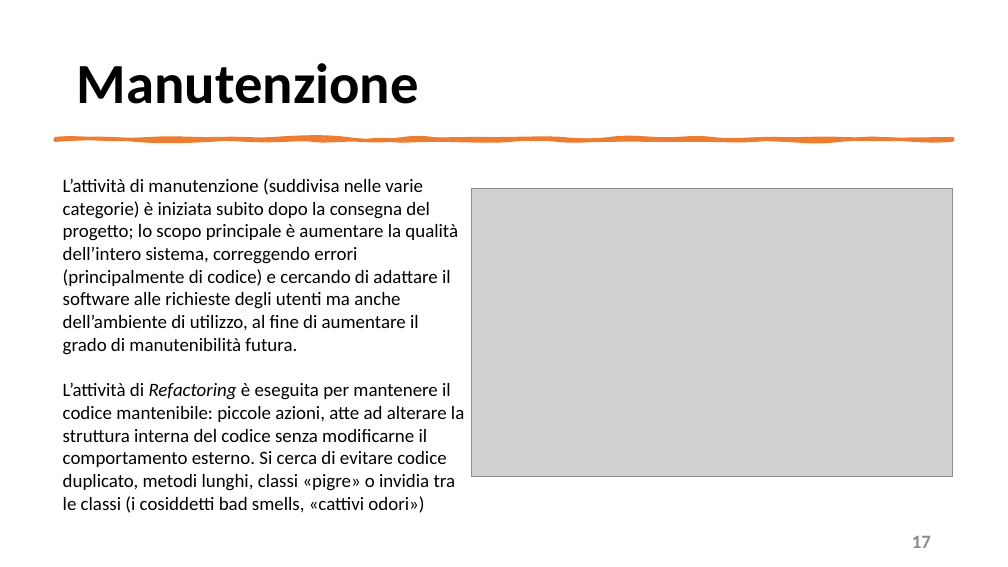
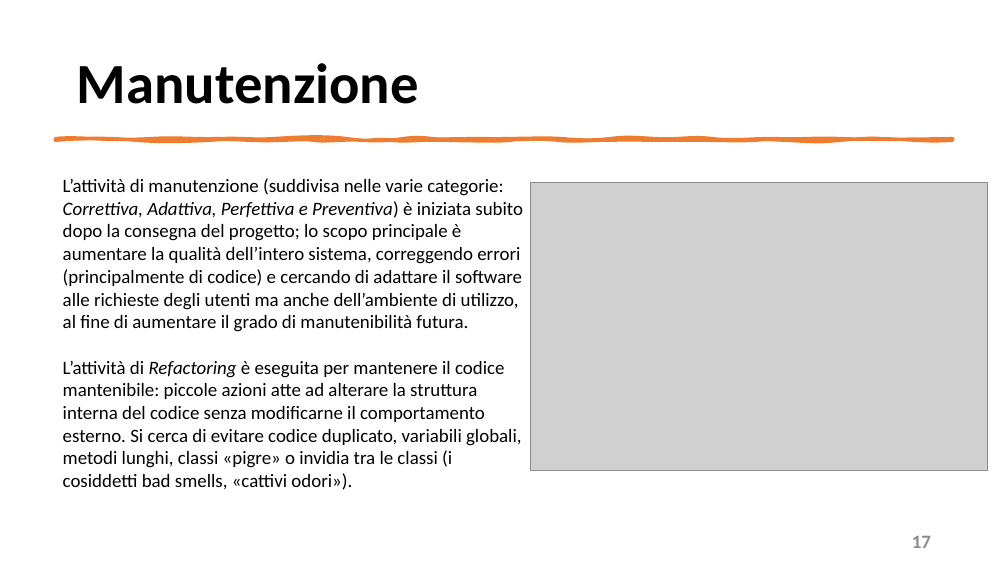
Before and after one commit to mangilimatteo/Progetto_Ingegneria_Software_Cattaneo_Mangili_Saini, a slide deck: slide 17 of Presentazione/Presentazione_Progetto.pptx. Drawn at 1008x567 pixels with LibreOffice and Linux fonts; fonts in the diff are those of the drawing; grey boxes stand for pictures. Boxes give left, top, right and bottom in pixels: in the first picture for what was removed or moved away, otherwise in the second. Text is boxed around its words. In the diff, an @@ line names an element or a change of style, - is before the commit and + after.

```diff
--- a/Presentazione/Presentazione_Progetto.pptx
+++ b/Presentazione/Presentazione_Progetto.pptx
@@ text at (63,178,523,490): text changed @@
-L’attività di manutenzione (suddivisa nelle varie categorie) è iniziata subito dopo la consegna del progetto; lo scopo principale è aumentare la qualità dell’intero sistema, correggendo errori (principalmente di codice) e cercando di adattare il software alle richieste degli utenti ma anche dell’ambiente di utilizzo, al fine di aumentare il grado di manutenibilità futura.
-L’attività di Refactoring è eseguita per mantenere il codice mantenibile: piccole azioni, atte ad alterare la struttura interna del codice senza modificarne il comportamento esterno. Si cerca di evitare codice duplicato, metodi lunghi, classi «pigre» o invidia tra le classi (i cosiddetti bad smells, «cattivi odori»)
+L’attività di manutenzione (suddivisa nelle varie categorie: Correttiva, Adattiva, Perfettiva e Preventiva) è iniziata subito dopo la consegna del progetto; lo scopo principale è aumentare la qualità dell’intero sistema, correggendo errori (principalmente di codice) e cercando di adattare il software alle richieste degli utenti ma anche dell’ambiente di utilizzo, al fine di aumentare il grado di manutenibilità futura.
+L’attività di Refactoring è eseguita per mantenere il codice mantenibile: piccole azioni atte ad alterare la struttura interna del codice senza modificarne il comportamento esterno. Si cerca di evitare codice duplicato, variabili globali, metodi lunghi, classi «pigre» o invidia tra le classi (i cosiddetti bad smells, «cattivi odori»).
@@ picture: place and size @@
-picture at (471,188,953,477)
+picture at (531,182,988,471)
```
Also in this commit, not shown: 14 other slides changed.
